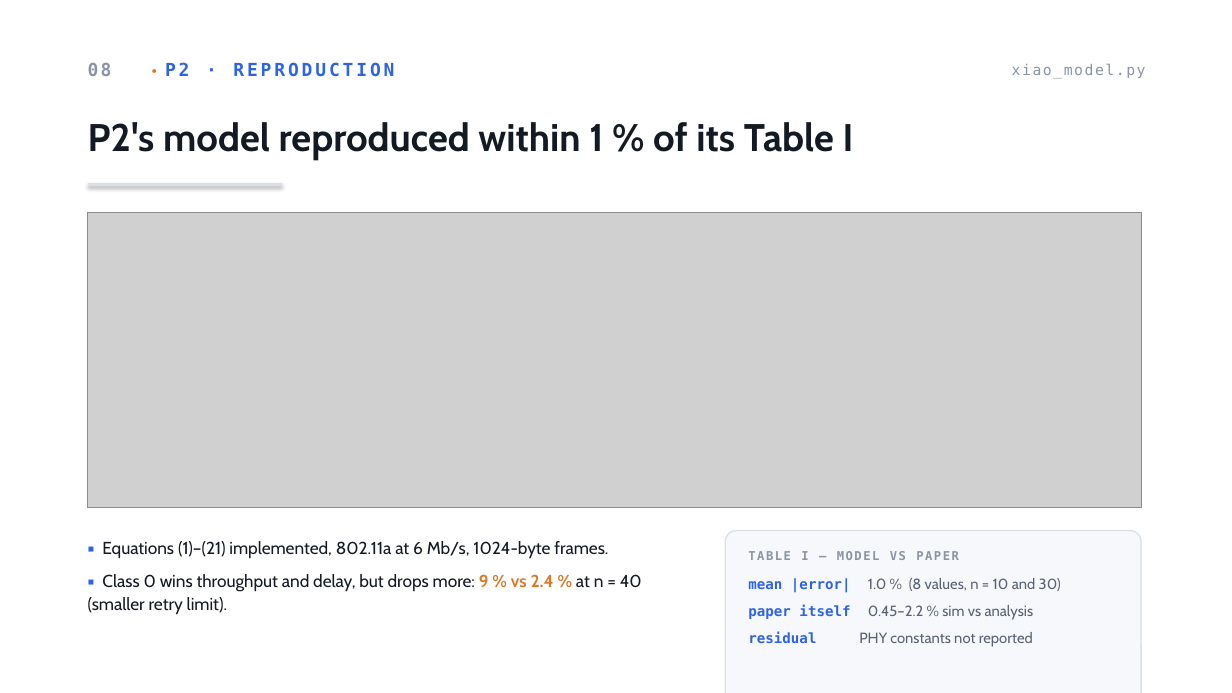
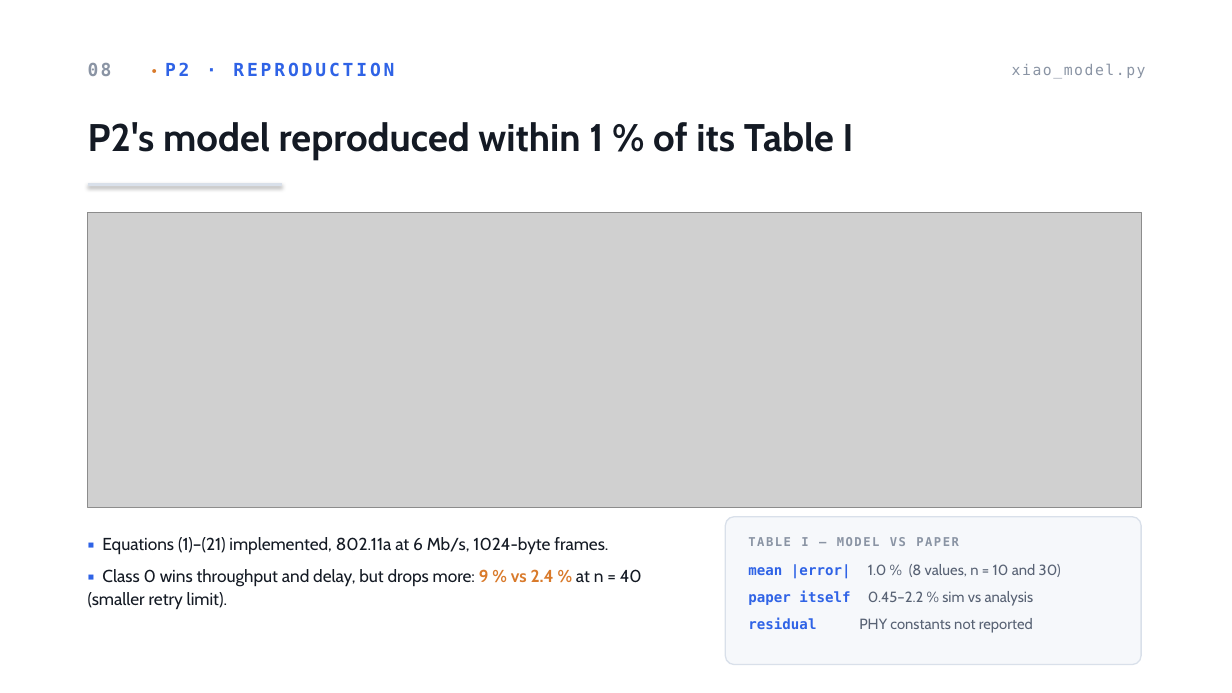
Before and after one commit to AhmadRifqi86/MWN-2026-M11402804-Rifqi, a slide deck: slide 9 of assets/ppt/a3-M11402804-AhmadRifqi.pptx. Drawn at 1232x693 pixels with LibreOffice and Linux fonts; fonts in the diff are those of the drawing; grey boxes stand for pictures. Boxes give left, top, right and bottom in pixels: in the first picture for what was removed or moved away, otherwise in the second. Text is boxed around its words. In the diff, an @@ line names an element or a change of style, - is before the commit and + after.

```diff
--- a/assets/ppt/a3-M11402804-AhmadRifqi.pptx
+++ b/assets/ppt/a3-M11402804-AhmadRifqi.pptx
@@ text "▪ Equations (1)–(21) implemented, 802.11a ...": place and size @@
-text "▪ Equations (1)–(21) implemented, 802.11a ..." at bbox=[88, 541, 642, 615]
+text "▪ Equations (1)–(21) implemented, 802.11a ..." at bbox=[88, 537, 642, 610]
@@ rounded rectangle: place and size @@
-rounded rectangle at bbox=[726, 531, 1141, 693]
+rounded rectangle at bbox=[726, 517, 1141, 665]
@@ text "TABLE I — MODEL VS ...": place and size @@
-text "TABLE I — MODEL VS ..." at bbox=[748, 551, 1061, 647]
+text "TABLE I — MODEL VS ..." at bbox=[748, 537, 1061, 633]
```
Also in this commit, not shown: 1 other slide changed, 1 other file.
